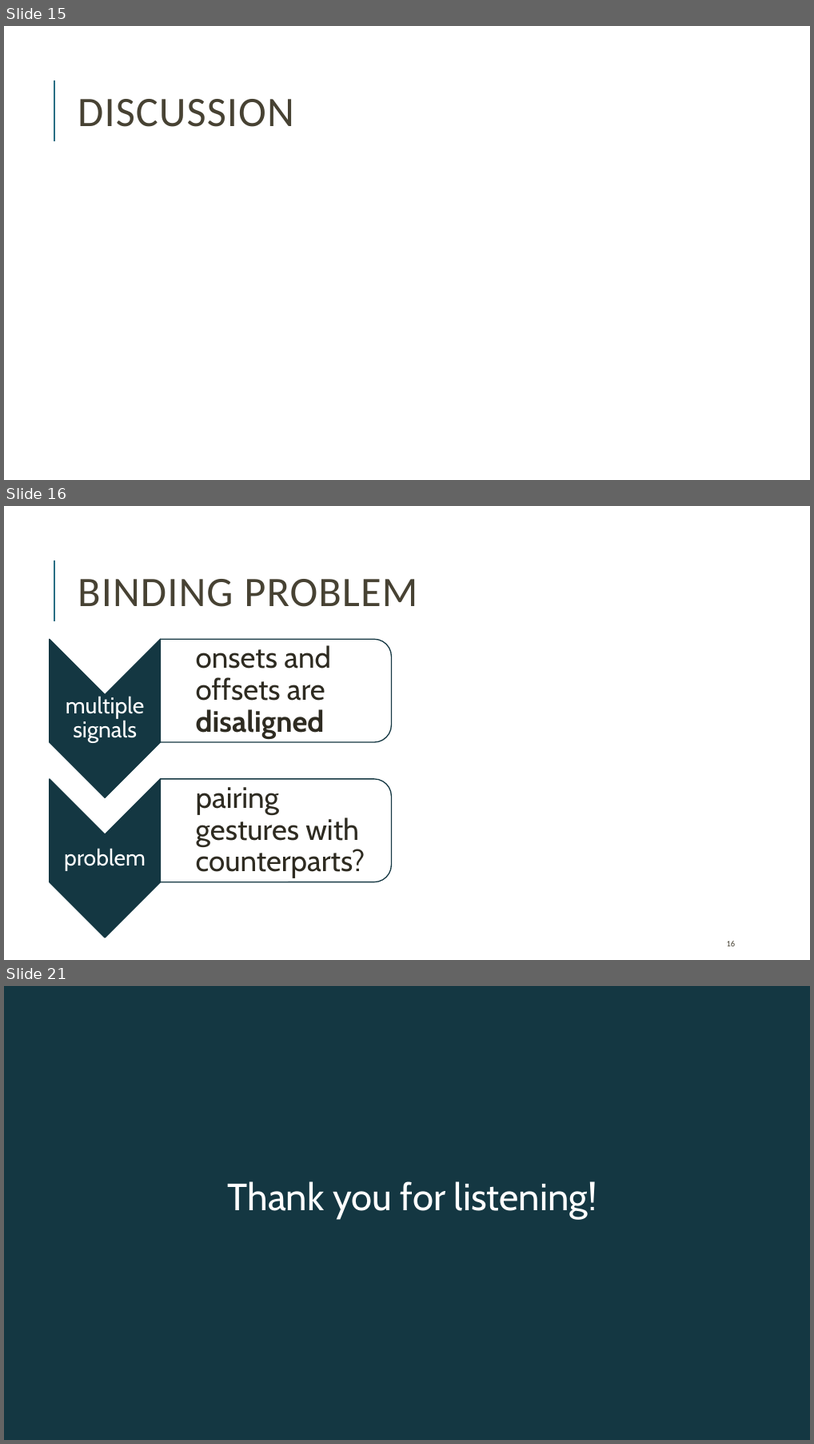
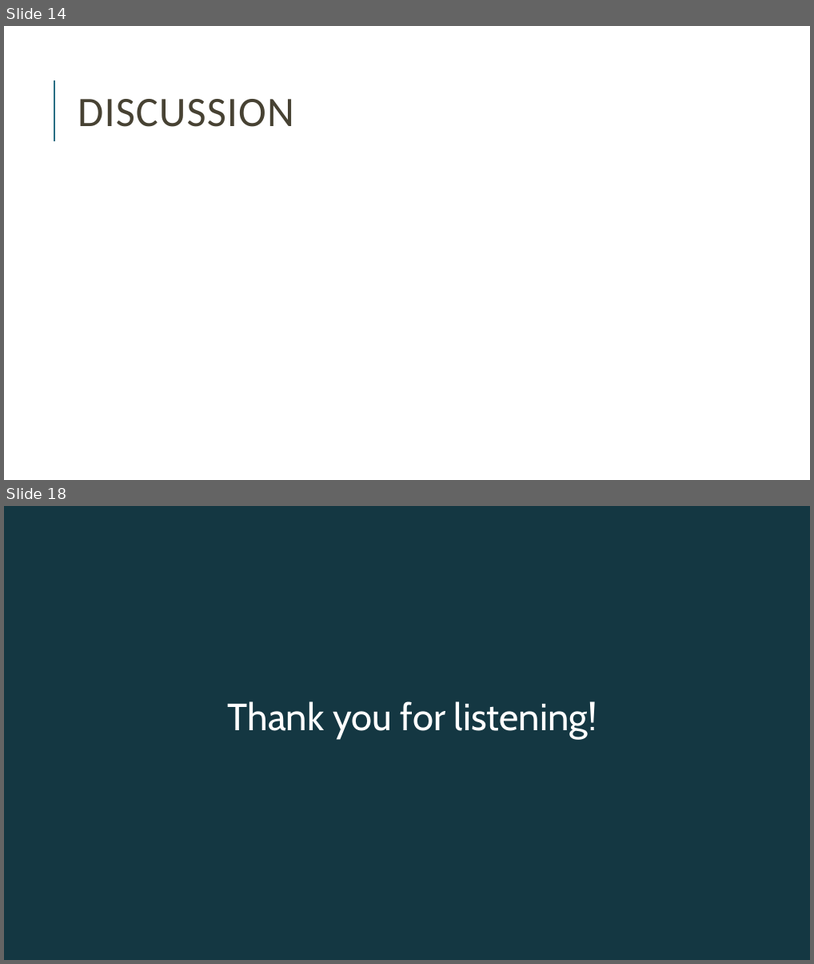
Before and after one commit to miriamschiele/MA, a slide deck: presentation/Miriam Schiele, MA presentation.pptx. Shown one above the other, each under a label of ours: slides 15, 16 and 21 before the commit, slides 14 and 18 after it; the slides between them are not shown. The pictures are 814x1444 and 814x964 pixels, drawn with LibreOffice and Linux fonts; fonts in the diff are those of the drawing. Boxes give left, top, right and bottom in pixels: in the first picture for what was removed or moved away, otherwise in the second. Text is boxed around its words. In the diff, an @@ line names an element or a change of style, - is before the commit and + after.

```diff
--- a/presentation/Miriam Schiele, MA presentation.pptx
+++ b/presentation/Miriam Schiele, MA presentation.pptx
@@ slide 16 removed at (x1=4, y1=506, x2=810, y2=960), background #FFFFFF; not listed: 1 template element that a slide beside it also shows @@
@@ title removed at (x1=78, y1=579, x2=418, y2=607) @@
-BINDING PROBLEM
@@ group removed at (x1=50, y1=639, x2=392, y2=937): 4 texts, 2 chevrons, 2 round same rects @@
-multiple signals
-  • onsets and offsets are disaligned
-problem
-  • pairing gestures with counterparts?
@@ page number removed at (x1=727, y1=940, x2=736, y2=946) @@
-16
@@ what was slide 15 is now slide 14 @@
@@ what was slide 21 is now slide 18 @@
```
Also in this commit, not shown: 3 slides changed, 1 slide added, 3 other slides removed.
